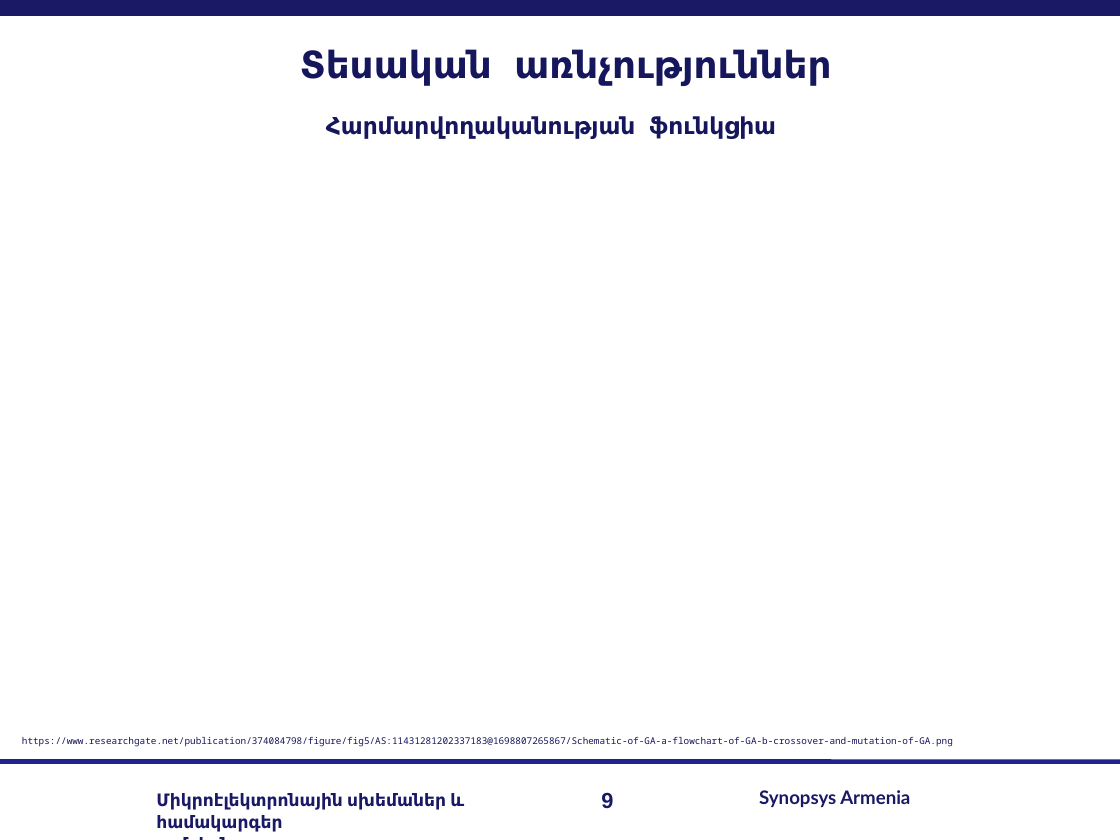
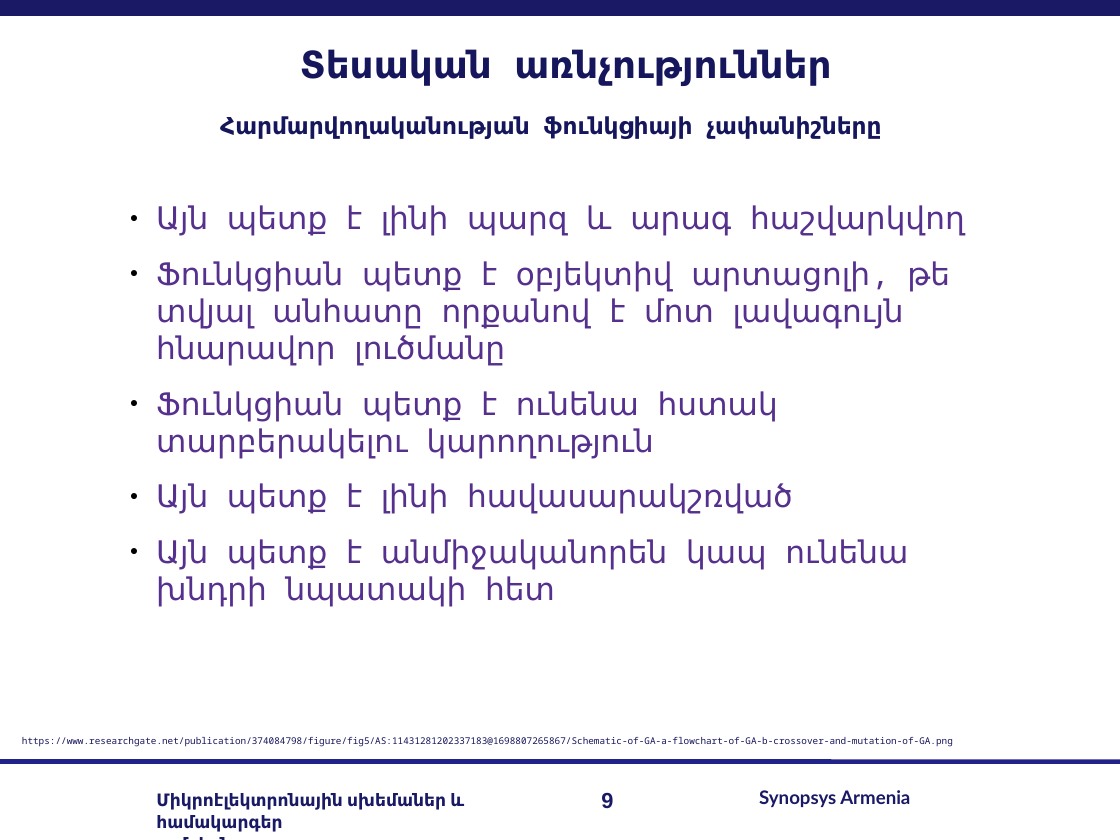
Before and after one commit to lomikist/diploma, a slide deck: slide 9 of reserches/հիմնական/Arman Sargsyan.odp. Drawn at 1120x840 pixels with LibreOffice and Linux fonts; fonts in the diff are those of the drawing; background and template pictures are left out. Boxes give left, top, right and bottom in pixels: in the first picture for what was removed or moved away, otherwise in the second. Text is boxed around its words. In the diff, an @@ line names an element or a change of style, - is before the commit and + after.

```diff
--- a/reserches/հիմնական/Arman Sargsyan.odp
+++ b/reserches/հիմնական/Arman Sargsyan.odp
@@ text at [220, 116, 882, 139]: text changed @@
-Հարմարվողականության ֆունկցիա
+Հարմարվողականության ֆունկցիայի չափանիշները
@@ text added at [156, 205, 965, 607], 20 pt, text #55308D @@
+● Այն պետք է լինի պարզ և արագ հաշվարկվող
+● Ֆունկցիան պետք է օբյեկտիվ արտացոլի, թե տվյալ անհատը որքանով է մոտ լավագույն հնարավոր լուծմանը
+● Ֆունկցիան պետք է ունենա հստակ տարբերակելու կարողություն
+● Այն պետք է լինի հավասարակշռված
+● Այն պետք է անմիջականորեն կապ ունենա խնդրի նպատակի հետ
```
Also in this commit, not shown: 8 other slides changed, 1 slide added, 1 slide removed, 4 other files.
